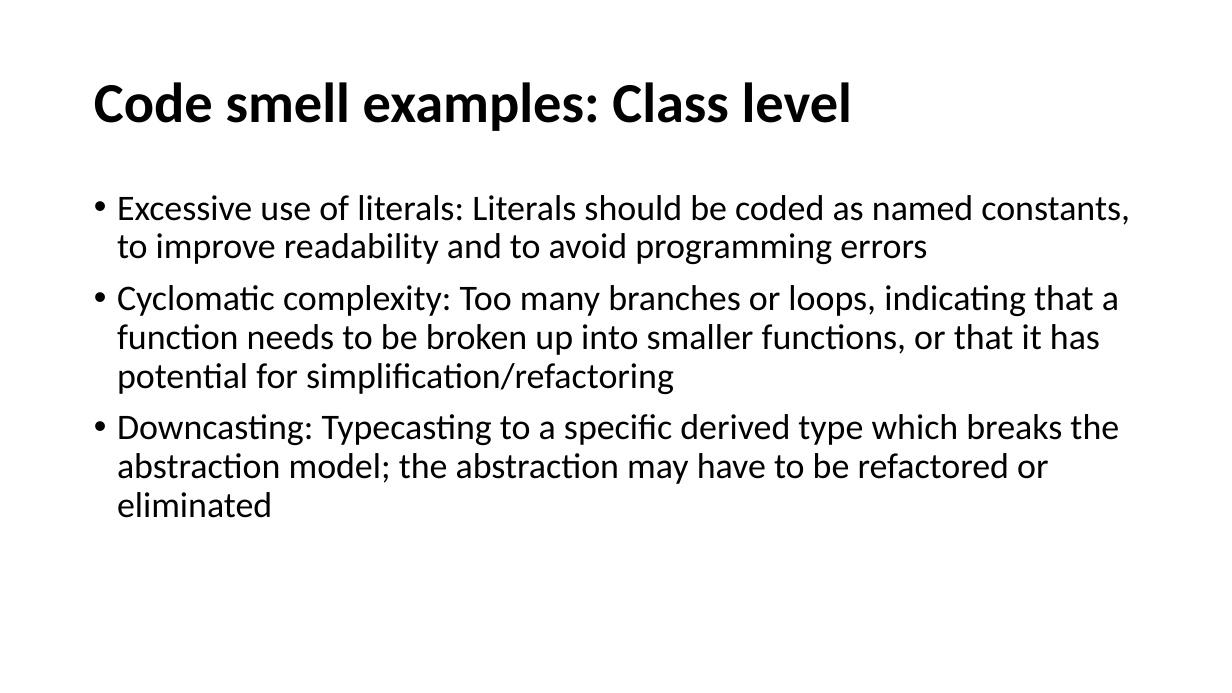
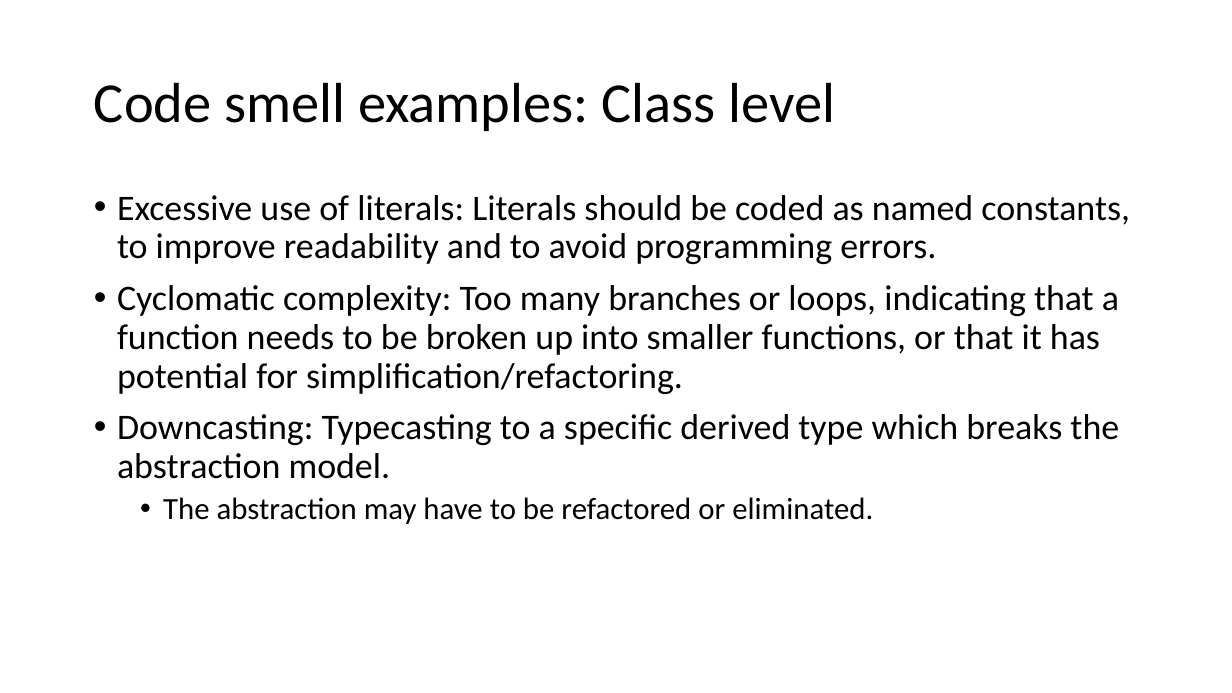
Before and after one commit to cebartling/test-driven, a slide deck: slide 5 of presentations/Code Smells.pptx. Drawn at 1232x693 pixels with LibreOffice and Linux fonts; fonts in the diff are those of the drawing. Boxes give left, top, right and bottom in pixels: in the first picture for what was removed or moved away, otherwise in the second. Text is boxed around its words. In the diff, an @@ line names an element or a change of style, - is before the commit and + after.

Commit message:
Code smells and SOLID Design Principles presentations final cut

```diff
--- a/presentations/Code Smells.pptx
+++ b/presentations/Code Smells.pptx
@@ title "Code smell examples: Class level" at [94,82,835,131]: bold off @@
@@ text at [117,195,1130,524]: text changed @@
-• Excessive use of literals: Literals should be coded as named constants, to improve readability and to avoid programming errors
-• Cyclomatic complexity: Too many branches or loops, indicating that a function needs to be broken up into smaller functions, or that it has potential for simplification/refactoring
-• Downcasting: Typecasting to a specific derived type which breaks the abstraction model; the abstraction may have to be refactored or eliminated
+• Excessive use of literals: Literals should be coded as named constants, to improve readability and to avoid programming errors.
+• Cyclomatic complexity: Too many branches or loops, indicating that a function needs to be broken up into smaller functions, or that it has potential for simplification/refactoring.
+• Downcasting: Typecasting to a specific derived type which breaks the abstraction model.
+  • The abstraction may have to be refactored or eliminated.
```
Also in this commit, not shown: 7 other slides changed, 1 other file.
